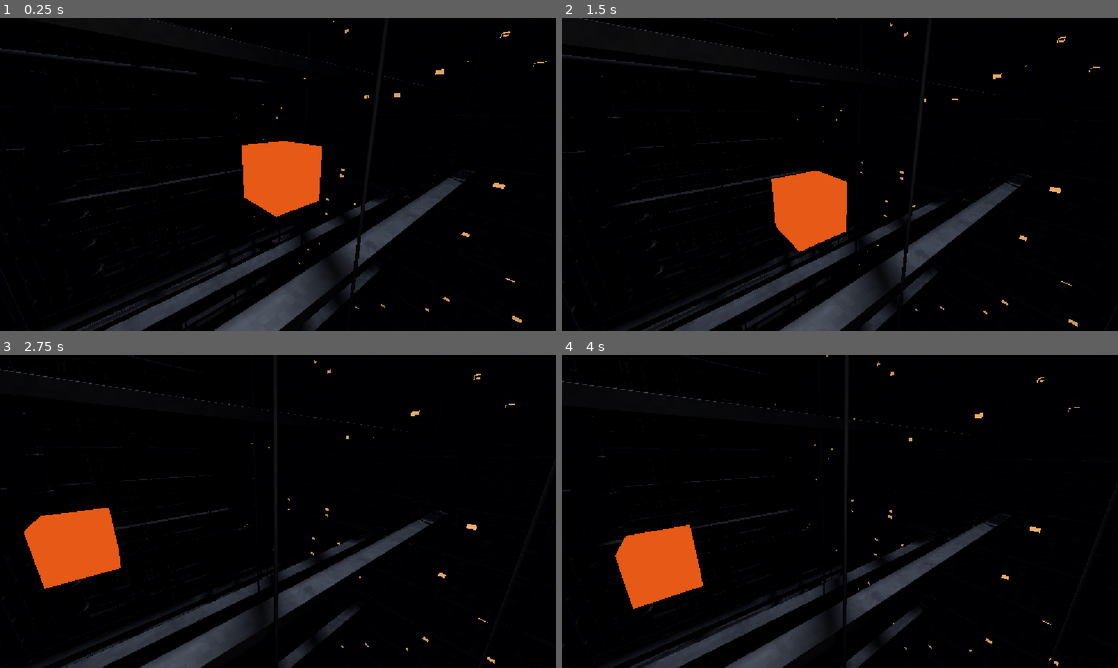
Above: before the commit, frames 1-4 (two rows, left to right).
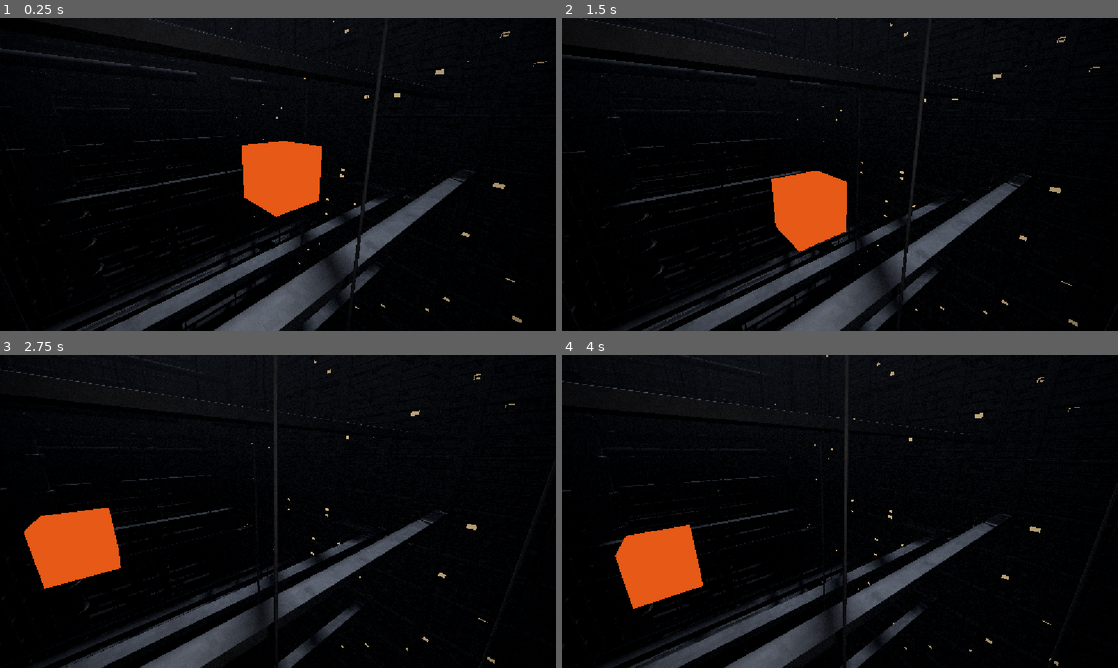
Above: after the commit, the same moments.

Repository: seletz/megastructure
Game: Godot game, scene res://scenes/main.tscn
The game is run twice, just before and just after one commit, with the same random seed, the same clock (stepped at 60 frames per second) and the same inputs.
Inputs (mouse positions are in pixels of both pictures, inside the frame that each line leads up to):
- Up to frame 1 (0.25 s): no input
- Up to frame 2 (1.5 s): tap Enter at 0.5 s; move the mouse to (962, 158) at 0.52 s; hold D 0.53-1.25 s; hold E 0.53-1.25 s; click (962, 158) at 0.67 s; drag from (728, 190) to (812, 237) at 1.27 s
- Up to frame 3 (2.75 s): tap Space at 2 s; move the mouse to (333, 442) at 2.02 s; hold D from 2.03 s (still down); hold Shift from 2.03 s (still down)
- Up to frame 4 (4 s): release D at 2.75 s; release Shift at 2.75 s; drag from (812, 574) to (673, 464) at 2.77 s; tap Enter at 3.5 s; move the mouse to (1006, 558) at 3.52 s; hold A from 3.53 s (still down); hold E from 3.53 s (still down)

The runs differ from the first frame. In frame 1, 1.0% of the frame differs, in the area x 20-99%, y 0-98%; in frame 2, 1.0%; in frame 3, 1.2%, in the area x 18-93%, y 0-99%; in frame 4, 1.2%.

Commit message:
feat(shaders): shade misses as fog and run the post chain on every pixel

Diff:
--- a/shaders/raymarch_world.gdshader
+++ b/shaders/raymarch_world.gdshader
@@ -5,6 +5,7 @@
 #include "res://shaders/include/raymarch.gdshaderinc"
 #include "res://shaders/include/hash.gdshaderinc"
 #include "res://shaders/include/chasm.gdshaderinc"
+#include "res://shaders/include/post.gdshaderinc"
 
 uniform int max_steps = 180;
 uniform float max_distance = 1400.0;
@@ -13,9 +14,6 @@
 // Absolute offset for the normal gradient; scaling it with distance smears
 // normals across ledges and terrace borders.
 uniform float normal_epsilon = 0.004;
-
-uniform vec3 fog_color : source_color = vec3(0.02, 0.02, 0.03);
-uniform float fog_density = 0.004;
 
 // World distance; mat receives the material id of the closest surface
 // (CHASM_MAT_CONCRETE, CHASM_MAT_METAL or CHASM_MAT_LIT).
@@ -78,16 +76,20 @@
 			break;
 		}
 	}
-	if (!hit) {
-		discard;
+
+	vec3 col;
+	if (hit) {
+		vec3 p = ro + rd * t;
+		vec3 n = calc_normal(p, t, rd);
+		float occ = surface_ao(p, n);
+		col = lighting_shade(p, n, ro, surface_albedo(p, mat), occ, mat);
+		col = post_apply_fog(col, rd, t);
+		DEPTH = depth_from_world(p, PROJECTION_MATRIX, VIEW_MATRIX);
+	} else {
+		// Misses show the fog itself and sit on the far plane (reversed-Z).
+		col = post_fog_color(rd);
+		DEPTH = 0.0;
 	}
 
-	vec3 p = ro + rd * t;
-	vec3 n = calc_normal(p, t, rd);
-	float occ = surface_ao(p, n);
-	vec3 col = lighting_shade(p, n, ro, surface_albedo(p, mat), occ, mat);
-	col = mix(col, fog_color, 1.0 - exp(-t * fog_density));
-
-	ALBEDO = col;
-	DEPTH = depth_from_world(p, PROJECTION_MATRIX, VIEW_MATRIX);
+	ALBEDO = post_process(col, FRAGCOORD.xy, VIEWPORT_SIZE, TIME);
 }
